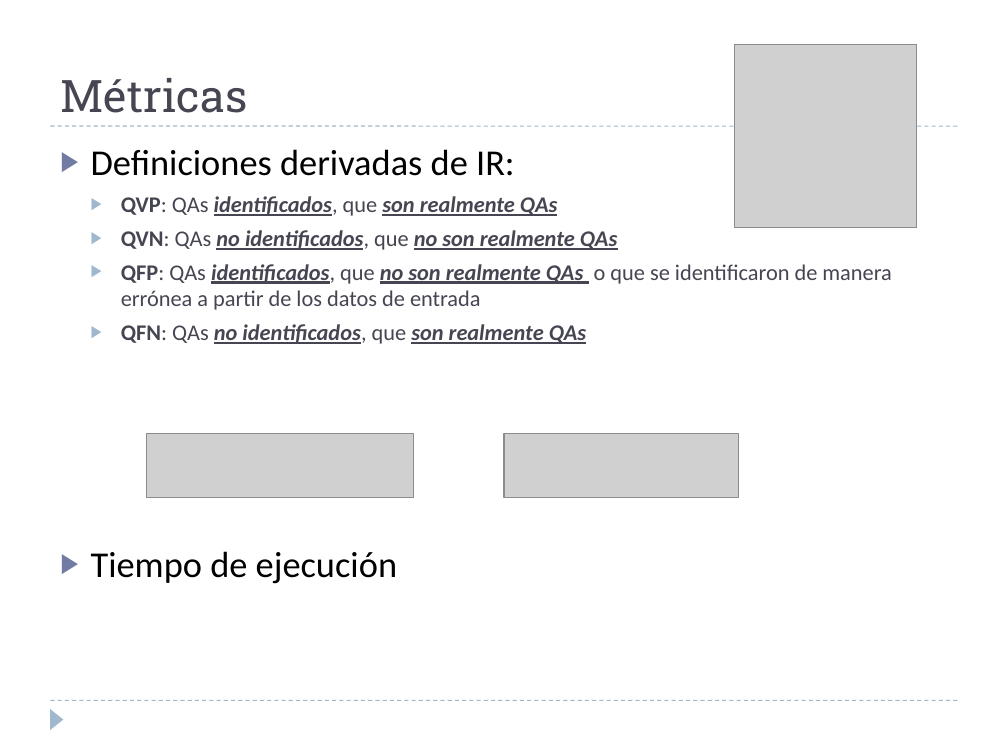
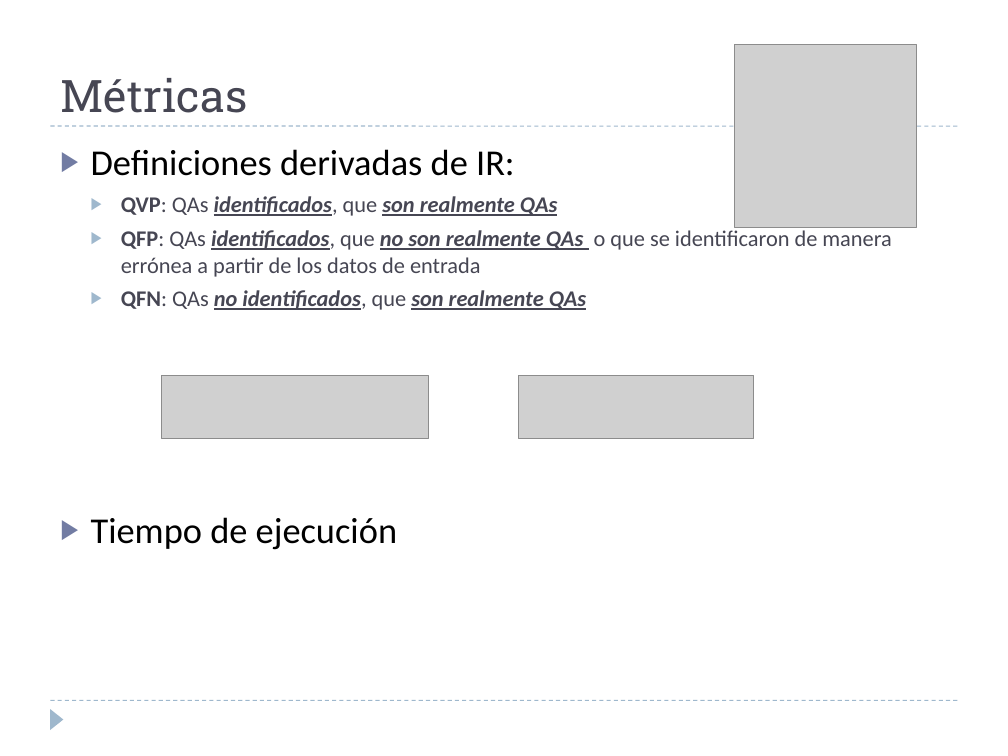
Before and after one commit to alejandrorago/qatesis2, a slide deck: slide 22 of Capitulos Finales/FilminasV0.2.pptx (slide 21 before the commit). Drawn at 1008x756 pixels with LibreOffice and Linux fonts; fonts in the diff are those of the drawing; grey boxes stand for pictures. Boxes give left, top, right and bottom in pixels: in the first picture for what was removed or moved away, otherwise in the second. Text is boxed around its words. In the diff, an @@ line names an element or a change of style, - is before the commit and + after.

```diff
--- a/Capitulos Finales/FilminasV0.2.pptx
+++ b/Capitulos Finales/FilminasV0.2.pptx
@@ text at box(121, 230, 617, 250): paragraph removed @@
-  ▶ QVN: QAs no identificados, que no son realmente QAs
@@ picture: place and size @@
-picture at box(147, 433, 413, 497)
+picture at box(161, 375, 427, 438)
@@ picture: place and size @@
-picture at box(504, 433, 739, 497)
+picture at box(519, 375, 754, 438)
```
Also in this commit, not shown: 14 other slides changed, 2 slides added, 1 slide removed.
